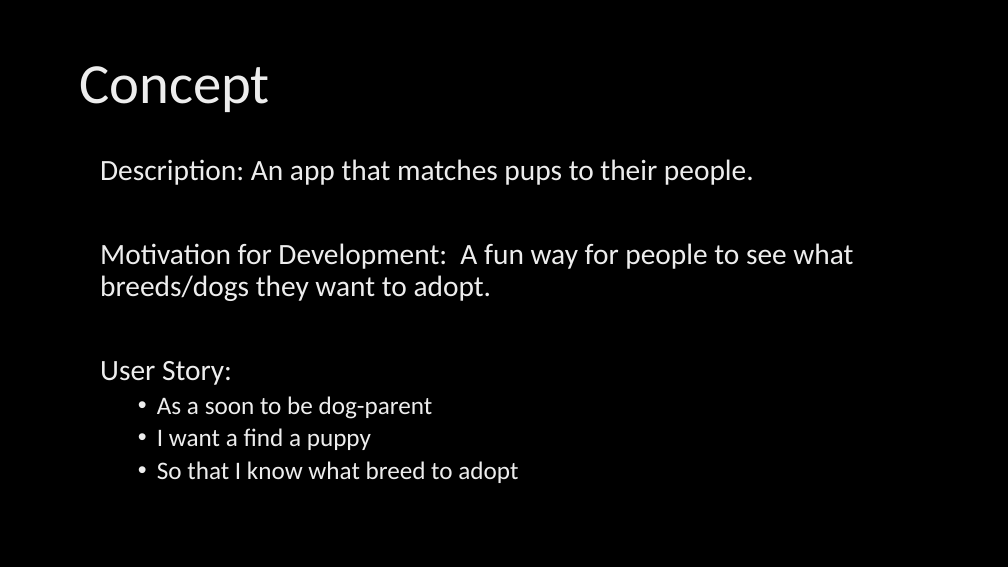
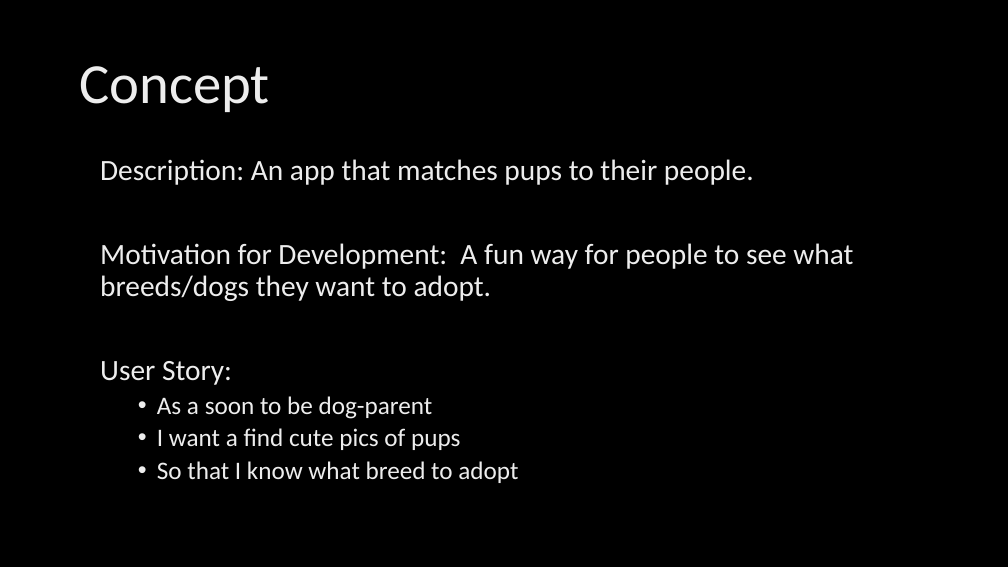
Before and after one commit to DesCoding/Project2, a slide deck: slide 3 of assets/PuppyLoveProject2.pptx. Drawn at 1008x567 pixels with LibreOffice and Linux fonts; fonts in the diff are those of the drawing; background and template pictures are left out. Boxes give left, top, right and bottom in pixels: in the first picture for what was removed or moved away, otherwise in the second. Text is boxed around its words. In the diff, an @@ line names an element or a change of style, - is before the commit and + after.

```diff
--- a/assets/PuppyLoveProject2.pptx
+++ b/assets/PuppyLoveProject2.pptx
@@ text at box(157, 428, 460, 450): text changed @@
-  • I want a find a puppy
+  • I want a find cute pics of pups
```
Also in this commit, not shown: 4 other slides changed, 14 other files.
